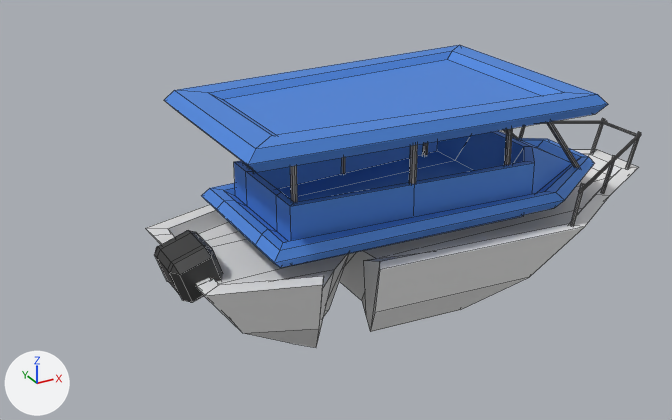
What one commit did to the FBX model Assets/Models/BoatParts.fbx.
Camera for both pictures: a 50 mm camera at (-58.5, -113.6, 62.6) aimed at (4.9, 1.8, 4.9). The axes (+X, +Y, +Z) are drawn at lower left. The lights are the same throughout. Mesh edges are drawn as thin lines. Where no turn or scale is listed for an object, it has been applied to the vertices.

Names of what the first picture shows: 'Boat.001', 'Boat.002', 'Boat.003'.
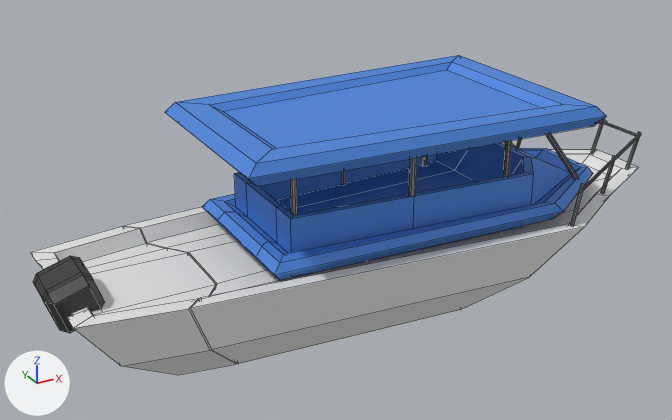
Commit message: boatparts fixd maybe

Where the change shows, as pixel boxes (x1, y1, x2, y2) in the pictures (672 x 420 px; the box of a moved part takes in the faces that stretch with it):
'Boat.003', moved: before (164, 45, 608, 268); after (165, 55, 607, 280)
'Boat.001', reshaped: before (339, 118, 641, 332); after (123, 119, 641, 364)
'BoatParts.001', added: after (31, 226, 236, 375)
    faces in mat_white (white #e7e7e7): (31, 226, 236, 375)
    faces in mat_black (black #353535): (33, 256, 105, 333)
'Boat.002', deleted: before (146, 204, 348, 348)
    faces in mat_white (white #e7e7e7): (146, 204, 348, 348)
    faces in mat_black (black #353535): (154, 230, 223, 302)
part 1 of me_cylinder_011, moved or reshaped: before (339, 167, 605, 332); after (123, 163, 605, 364)

What the commit changed:
me_cylinder_011 is used by ob_boat_001; location (27.3, 10.8, 9.2).
me_cylinder_011 had 192 vertices, 136 faces and spanned x -26.1..34.8, y -30.5..8.8, z -17.5..1.2.
me_cylinder_011 now has 192 vertices, 137 faces and spans x -52.3..34.8, y -30.5..8.8, z -17.5..1.2.
Part 1, on me_cylinder_011:
14 vertices are removed from x -26.1..-21.2, y -27.5..5.8, z -17.5..-5.4.
24 faces are deleted.
4 vertices move from x -24.9..-23.0, y -23.8..2.1, z -17.5 to x -45.1..-44.2, y -22.3..0.6, z -17.5.
14 vertices are added at x -52.3..-43.3, y -25.1..3.4, z -17.5..-5.4.
25 new faces join them, mat_white (white #e7e7e7).
Mesh me_cylinder_015 is new.
It has 88 vertices, 88 faces and spans x -68.1..-43.6, y -25.1..3.4, z -17.5..-3.0.
Faces by material slot: [46, 42].
It uses material mat_white (white #e7e7e7).
It uses material mat_black (black #353535).
Object 'Boat.003' (ob_boat_003) moves from (27.3, 10.8, 13.9) to (27.3, 10.8, 12.1).
Object 'Boat.002' (ob_boat_002) is deleted.
Object 'BoatParts.001' (ob_boatparts_001) is new; it shows me_cylinder_015.
Its location is (27.3, 10.8, 9.2).
